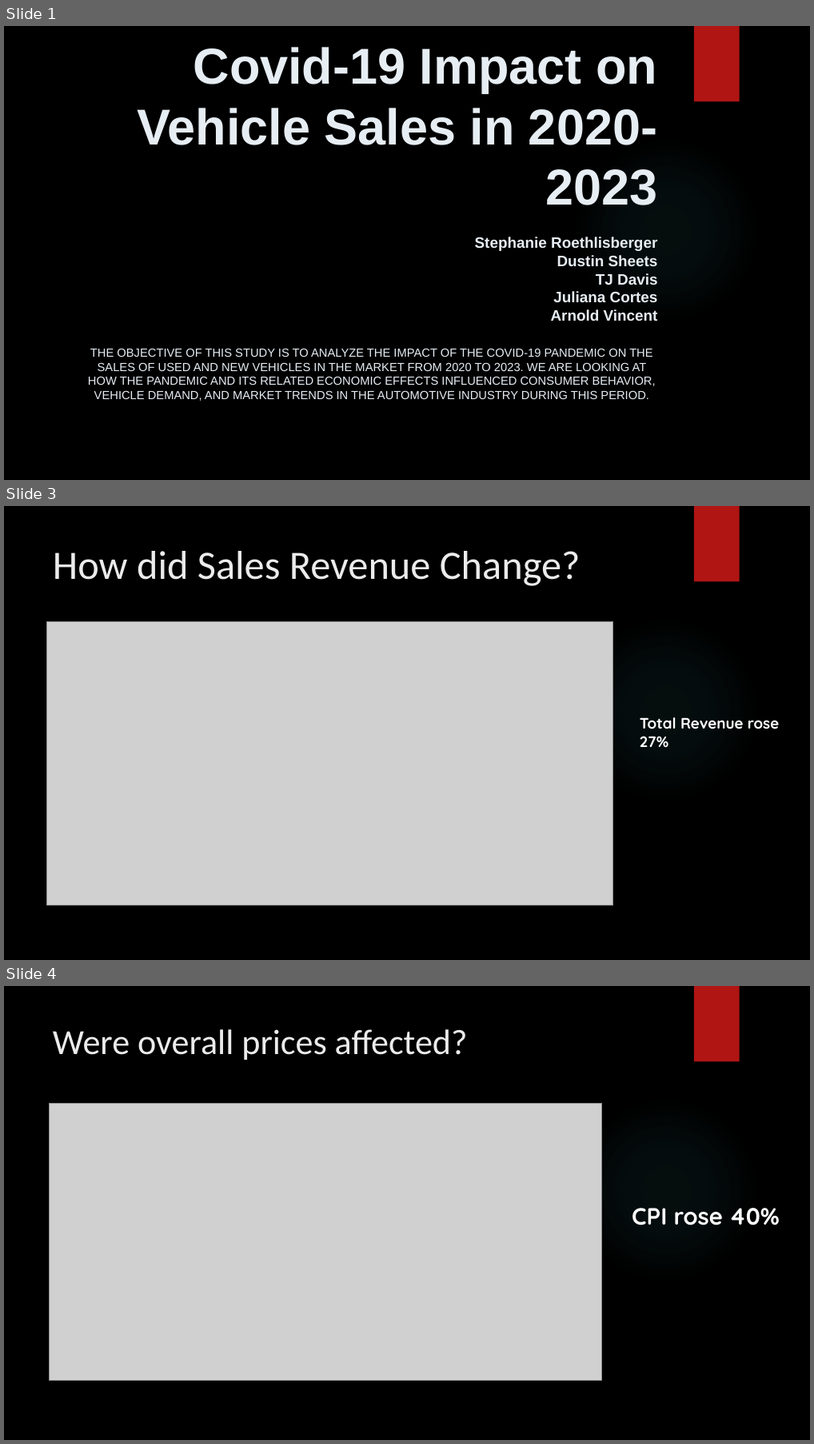
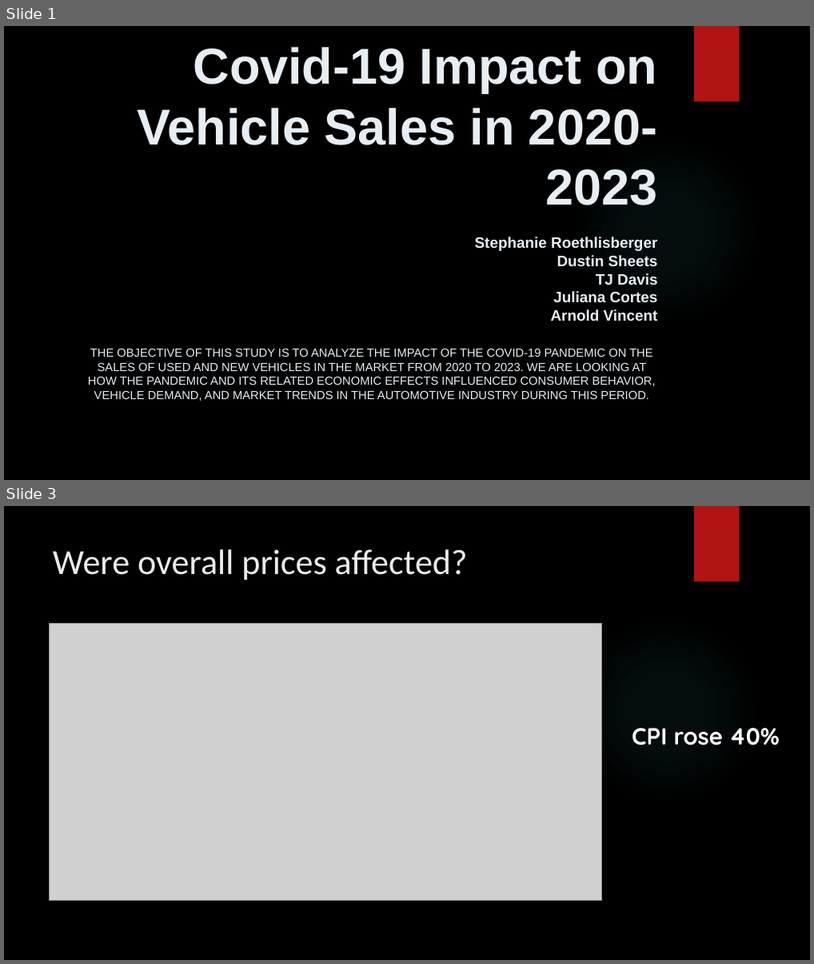
Before and after one commit to T800-101A/Impact_Vehicule_COVID-19, a slide deck: Project 1 Presentation .pptx. Shown one above the other, each under a label of ours: slides 1, 3 and 4 before the commit, slides 1 and 3 after it; the slides between them are not shown. The pictures are 814x1444 and 814x964 pixels, drawn with LibreOffice and Linux fonts; fonts in the diff are those of the drawing; grey boxes stand for pictures; background and template pictures are left out. Boxes give left, top, right and bottom in pixels: in the first picture for what was removed or moved away, otherwise in the second. Text is boxed around its words. In the diff, an @@ line names an element or a change of style, - is before the commit and + after.

```diff
--- a/Project 1 Presentation .pptx
+++ b/Project 1 Presentation .pptx
@@ slide 3 removed at [4,506,810,960], background picture (left out); not listed: 2 template elements that a slide beside it also shows @@
@@ title removed at [53,551,581,586] @@
-How did Sales Revenue Change?
@@ picture removed at [47,621,614,905] @@
@@ text removed at [640,717,779,747] @@
-Total Revenue rose 27%
@@ what was slide 4 is now slide 3 @@
```
Also in this commit, not shown: 1 slide changed.
